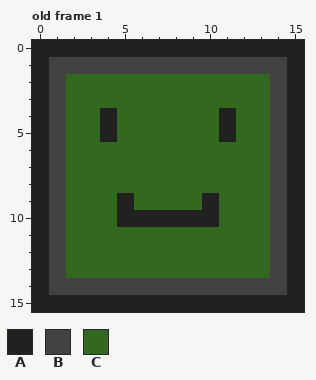
Pixel-art file -- AsepriteFiles/raken.aseprite. Above, as it was before the edit.
16x16 pixels, 1 frame. Shown: old frame 1. The commit also changed other frames, which this record leaves out.
Palette (. is transparent): A #212121  B #424242  C #33691e
Pixels before, old frame 1, first column x 0:
 0 AAAAAAAAAAAAAAAA
 1 ABBBBBBBBBBBBBBA
 2 ABCCCCCCCCCCCCBA
 3 ABCCCCCCCCCCCCBA
 4 ABCCACCCCCCACCBA
 5 ABCCACCCCCCACCBA
 6 ABCCCCCCCCCCCCBA
 7 ABCCCCCCCCCCCCBA
 8 ABCCCCCCCCCCCCBA
 9 ABCCCACCCCACCCBA
10 ABCCCAAAAAACCCBA
11 ABCCCCCCCCCCCCBA
12 ABCCCCCCCCCCCCBA
13 ABCCCCCCCCCCCCBA
14 ABBBBBBBBBBBBBBA
15 AAAAAAAAAAAAAAAA
Now the later version:
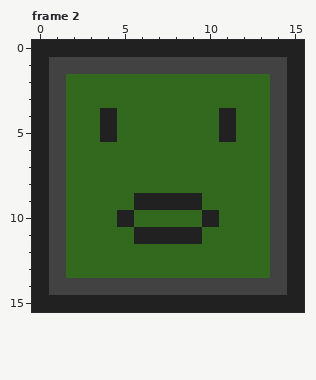
A new or re-ordered frame is compared with the old frame closest to it.
Commit message: Created animation for talkin raken
Diff:
frames 1 -> 3
Frame 2 is new; against old frame 1:
y 9: x 5..10 ACCCCA -> CAAAAC
y 10: x 6..9 AAAA -> CCCC
y 11: x 6..9 CCCC -> AAAA
Pixel boxes of the changes (left, top, right, bottom) in both pictures:
changed: (117, 193, 219, 244)
